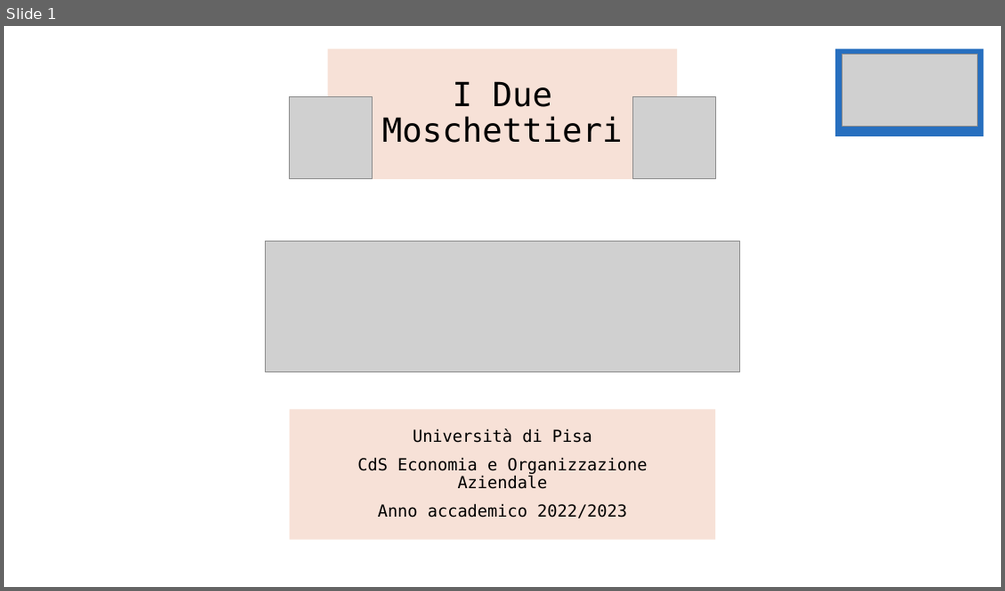
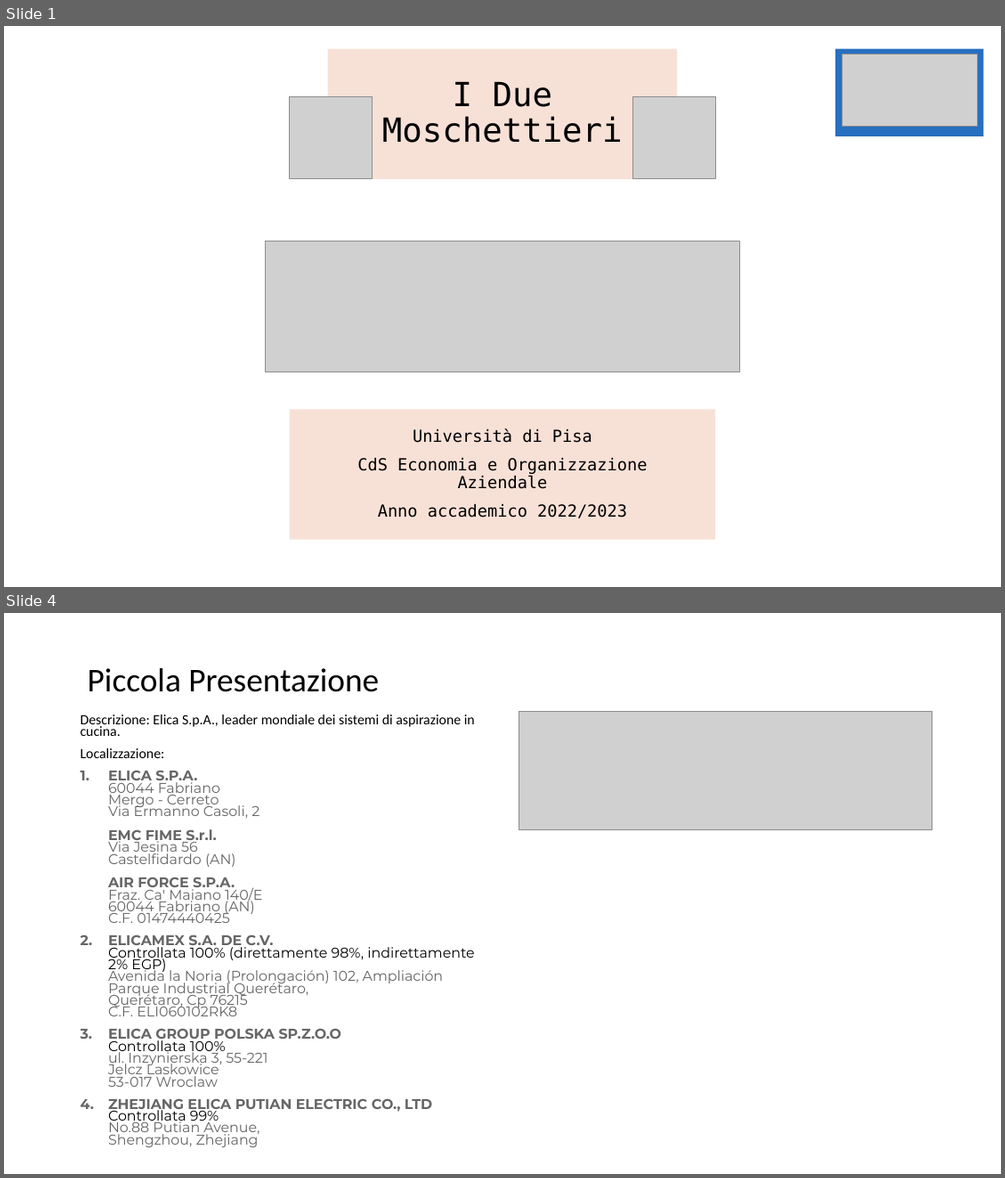
Before and after one commit to OMGitsDrake/PWEOA23-IDueMoschettieri, a slide deck: I Due Moschettieri.pptx. Shown one above the other, each under a label of ours: slide 1 before the commit, slides 1 and 4 after it; the slides between them are not shown. The pictures are 1005x591 and 1005x1178 pixels, drawn with LibreOffice and Linux fonts; fonts in the diff are those of the drawing; grey boxes stand for pictures. Boxes give left, top, right and bottom in pixels: in the first picture for what was removed or moved away, otherwise in the second. Text is boxed around its words. In the diff, an @@ line names an element or a change of style, - is before the commit and + after.

```diff
--- a/I Due Moschettieri.pptx
+++ b/I Due Moschettieri.pptx
@@ slide 4 added at box(4, 613, 1001, 1174), background #FFFFFF @@
@@ title added at box(88, 668, 379, 692), 32 pt, text #000000 @@
+Piccola Presentazione
@@ text added at box(81, 714, 475, 1147), 13.6 pt, text #666666 @@
+Descrizione: Elica S.p.A., leader mondiale dei sistemi di aspirazione in cucina.
+Localizzazione:
+1. ELICA S.P.A.
+   60044 Fabriano
+   Mergo - Cerreto
+   Via Ermanno Casoli, 2
+   EMC FIME S.r.l.
+   Via Jesina 56
+   Castelfidardo (AN)
+   AIR FORCE S.P.A.
+   Fraz. Ca' Maiano 140/E
+   60044 Fabriano (AN)
+   C.F. 01474440425
+2. ELICAMEX S.A. DE C.V.
+   Controllata 100% (direttamente 98%, indirettamente 2% EGP)
+   Avenida la Noria (Prolongación) 102, Ampliación Parque Industrial Querétaro,
+   Querétaro, Cp 76215
+   C.F. ELI060102RK8
+3. ELICA GROUP POLSKA SP.Z.O.O
+   Controllata 100%
+   ul. Inzynierska 3, 55-221
+   Jelcz Laskowice
+   53-017 Wroclaw
+4. ZHEJIANG ELICA PUTIAN ELECTRIC CO., LTD
+   Controllata 99%
+   No.88 Putian Avenue,
+   Shengzhou, Zhejiang
@@ picture added at box(518, 712, 932, 830) @@
```
Also in this commit, not shown: 7 other slides added, 1 slide removed.
